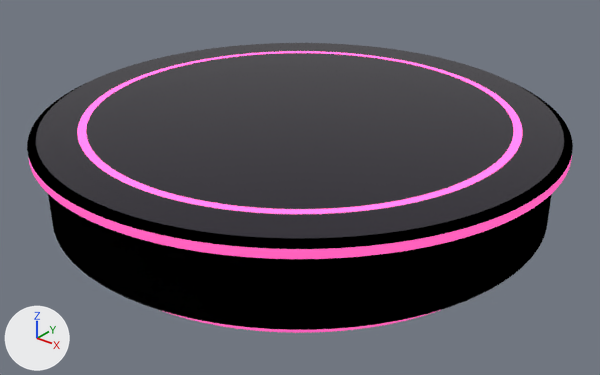
One commit to the glTF model podium_ruby.glb: the scene before it, then after it.
Rendered twice from a 50 mm camera at (2.35, -2.93, 1.9) aimed at (0.04, -0.05, 0.11). Lighting does not change. The marker at lower left points along +X, +Y and +Z. The picture after the commit comes second.

Script lines for the objects in view, before the commit:
```python
mat_led_ruby = principled_material('led_ruby')
mat_led_ruby.base_color = (1.0, 0.122, 0.502)  # pink #ff62bc
mat_led_ruby.roughness = 0.4
mat_led_ruby.emission_color = (1.0, 0.12, 0.5)  # pink #ff61bc
mat_led_ruby.emission_strength = 1.0
me_p0 = bpy.data.meshes.new('p0')
me_p0.from_pydata(...)  # 194 vertices, 192 faces; spans x -1.12..1.12, y -1.12..1.12, z 0.0..0.07
me_p0.materials.append(mat_led_ruby)  # pink #ff62bc, glowing pink #ff61bc
me_p2 = bpy.data.meshes.new('p2')
me_p2.from_pydata(...)  # 194 vertices, 192 faces; spans x -1.2..1.2, y -1.2..1.2, z 0.07..0.36
me_p2.materials.append(mat_black_lacquer)  # black #26262a
me_p4 = bpy.data.meshes.new('p4')
me_p4.from_pydata(...)  # 194 vertices, 192 faces; spans x -1.26..1.26, y -1.26..1.26, z 0.41..0.45
me_p4.materials.append(mat_led_ruby)  # pink #ff62bc, glowing pink #ff61bc
me_p7 = bpy.data.meshes.new('p7')
me_p7.from_pydata(...)  # 194 vertices, 192 faces; spans x -1.04..1.04, y -1.04..1.04, z 0.47
me_p7.materials.append(mat_led_ruby)  # pink #ff62bc, glowing pink #ff61bc
ob_p0 = bpy.data.objects.new('p0', me_p0)
ob_p0.location = (0.0, 0.0, 0.0)
ob_p2 = bpy.data.objects.new('p2', me_p2)
ob_p2.location = (0.0, 0.0, 0.0)
ob_p4 = bpy.data.objects.new('p4', me_p4)
ob_p4.location = (0.0, 0.0, 0.0)
ob_p7 = bpy.data.objects.new('p7', me_p7)
ob_p7.location = (0.0, 0.0, 0.0)
# also in view: 'p5' at (0.0, 0.0, 0.46); 'p8' at (0.0, 0.0, 0.47); 'p6' at (0.0, 0.0, 0.47); 'p3' at (0.0, 0.0, 0.38)
```
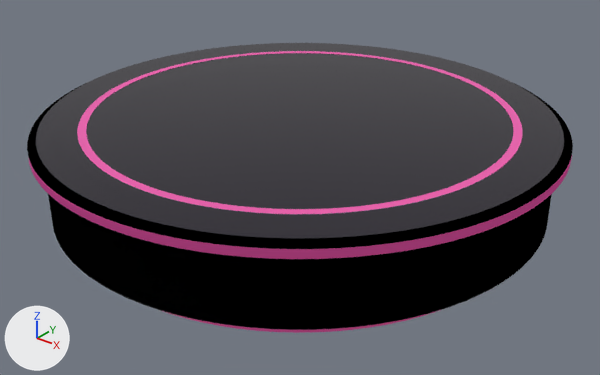
Location of each change, [x1, y1, x2, y2] in pixels of the pictures (600 x 375 px):
'p4', recoloured: [28, 156, 572, 259] in both
'p7', recoloured: [77, 51, 523, 214] in both
'p0', recoloured: [98, 166, 503, 333] in both

The edits, one by one:
Material 'led_ruby' (mat_led_ruby) changes colour from pink #ff62bc to pink #bc4589; in linear values from (1.0, 0.122, 0.502) to (0.502, 0.0588, 0.251).
In material 'led_ruby' (mat_led_ruby), emission_color goes from (1.0, 0.12, 0.5) (pink #ff61bc) to (0.3, 0.036, 0.15) (purple #95356c).
